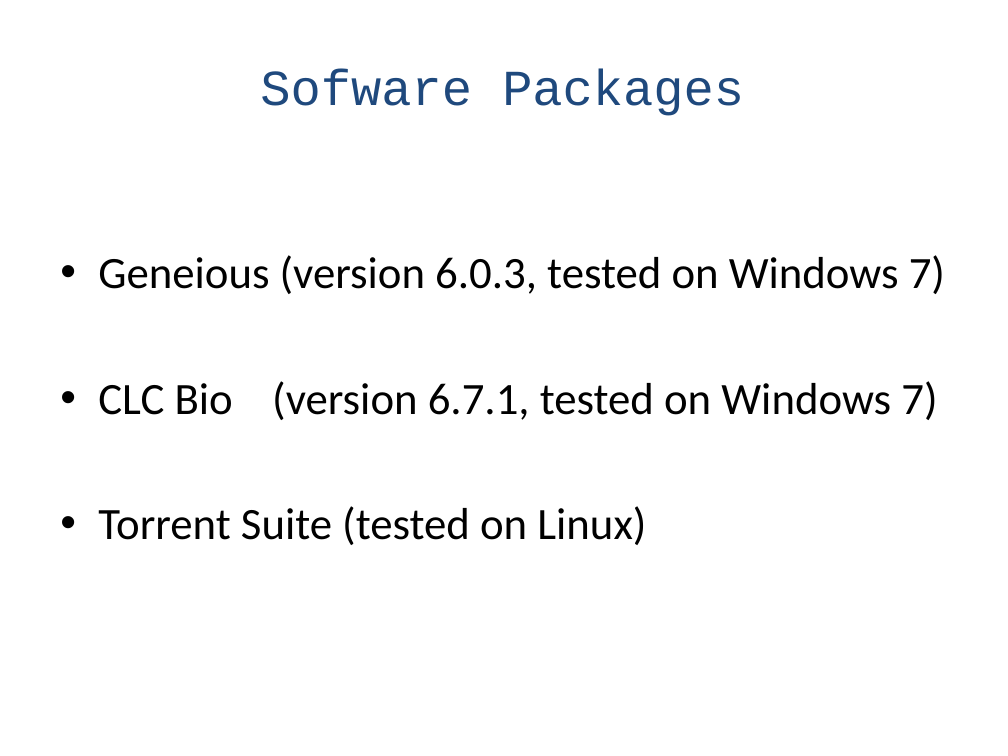
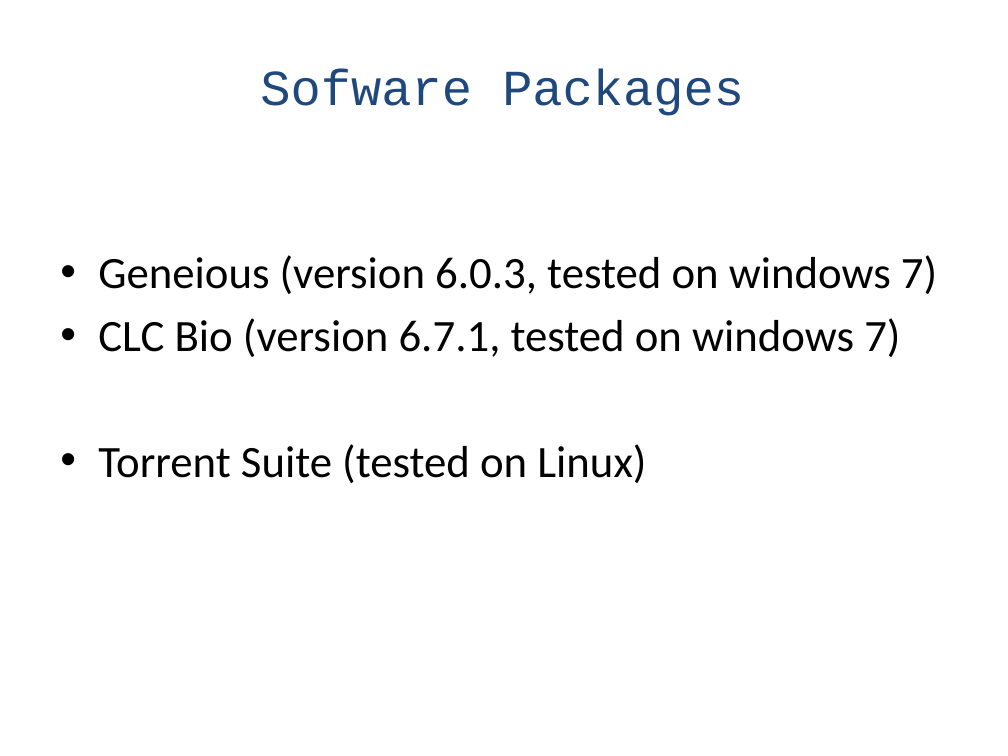
Before and after one commit to naturalis/HTS-barcode-checker, a slide deck: slide 9 of doc/Presentation.pptx (slide 10 before the commit). Drawn at 1008x756 pixels with LibreOffice and Linux fonts; fonts in the diff are those of the drawing. Boxes give left, top, right and bottom in pixels: in the first picture for what was removed or moved away, otherwise in the second. Text is boxed around its words. In the diff, an @@ line names an element or a change of style, - is before the commit and + after.

```diff
--- a/doc/Presentation.pptx
+++ b/doc/Presentation.pptx
@@ text at (x1=98, y1=255, x2=937, y2=357): text changed @@
-• Geneious (version 6.0.3, tested on Windows 7)
-• CLC Bio (version 6.7.1, tested on Windows 7)
+• Geneious (version 6.0.3, tested on windows 7)
+• CLC Bio (version 6.7.1, tested on windows 7)
```
Also in this commit, not shown: 5 other slides changed, 1 slide added, 2 slides removed, 6 other files.
